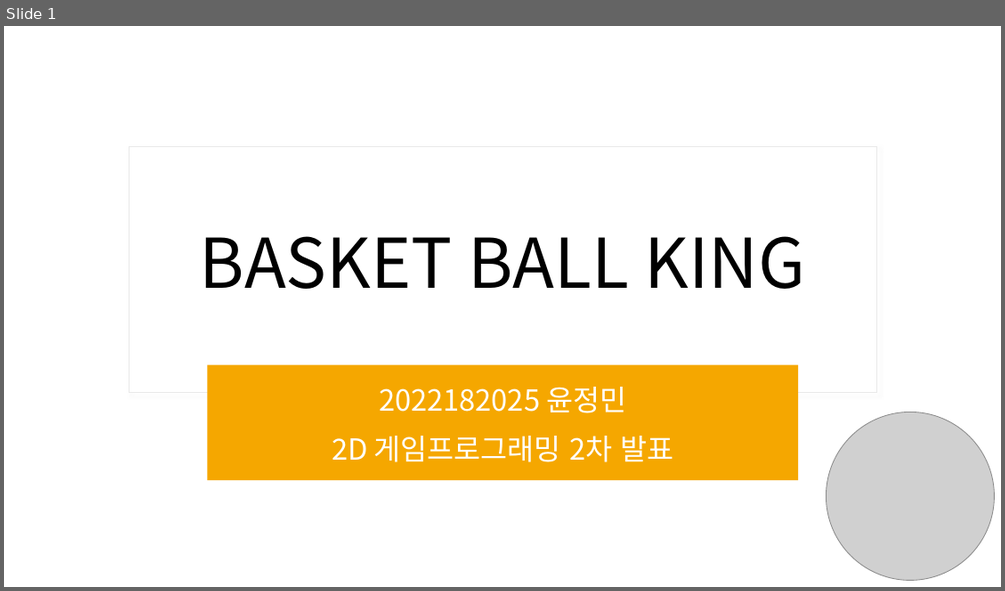
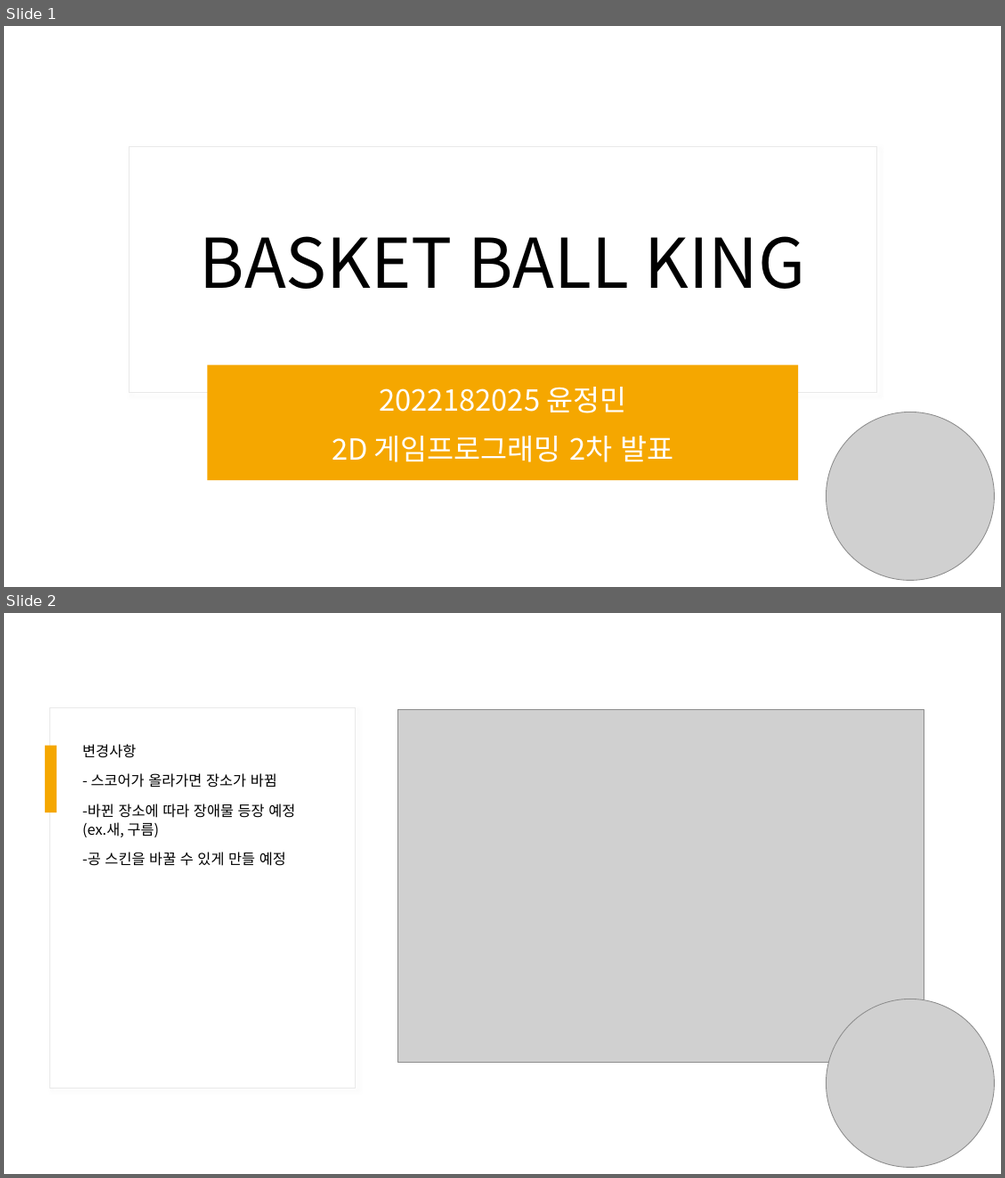
Before and after one commit to imnamejm/PROJECT, a slide deck: 발표/BASKET BALL KING.pptx. Shown one above the other, each under a label of ours: slide 1 before the commit, slides 1 and 2 after it. The pictures are 1005x591 and 1005x1178 pixels, drawn with LibreOffice and Linux fonts; fonts in the diff are those of the drawing; grey boxes stand for pictures. Boxes give left, top, right and bottom in pixels: in the first picture for what was removed or moved away, otherwise in the second. Text is boxed around its words. In the diff, an @@ line names an element or a change of style, - is before the commit and + after.

```diff
--- a/발표/BASKET BALL KING.pptx
+++ b/발표/BASKET BALL KING.pptx
@@ slide 2 added at box(4, 613, 1001, 1174), background #FFFFFF @@
@@ rectangle added at box(49, 708, 356, 1088), fill #FFFFFF, outline #E9E9E9 1 pt @@
@@ picture added at box(398, 709, 923, 1062) @@
@@ rectangle added at box(45, 746, 57, 812), fill #F5A700 @@
@@ text added at box(82, 744, 295, 866), 14 pt, text #000000 @@
+변경사항
+- 스코어가 올라가면 장소가 바뀜
+-바뀐 장소에 따라 장애물 등장 예정 (ex.새, 구름)
+-공 스킨을 바꿀 수 있게 만들 예정
@@ picture added at box(825, 999, 994, 1167) @@
```
Also in this commit, not shown: 3 slides changed, 1 slide removed, 4 other files.
